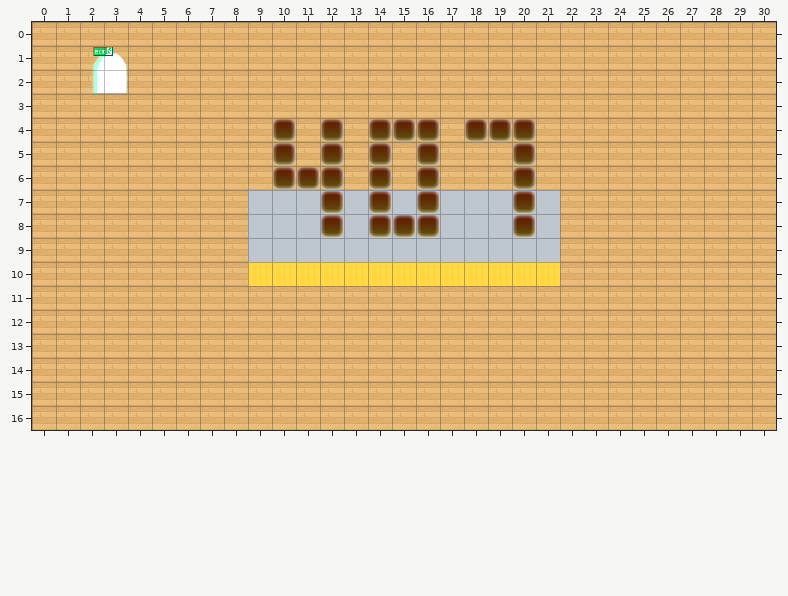
Tiled map (JSON), stored at dist/map/407.json. Above, as it was before the edit.
Cells are 32x32 px. Shown: x 0..30, y 0..16.
The same view after the edit:
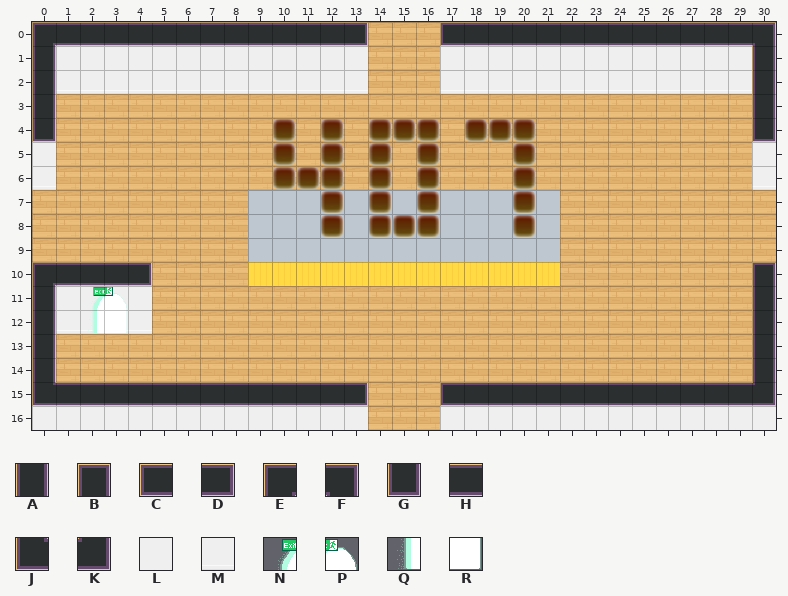
Key: from "tileset5_export": A 44, B 45, C 46, D 47, E 48, F 49, G 55, H 56, J 58, K 59, L 62, M 72; from "worldExit": N 0, P 1, Q 2, R 3.
_ is an empty cell.
Tiles of an added or newly shown layer are drawn over the layers below it.
What changed:
Layer "walls" (now shown):
y 0: x 0..13 ______________ -> EHHHHHHHHHHHHD; x 17..30 ______________ -> CHHHHHHHHHHHHF
y 1: x 0..13 ______________ -> ALLLLLLLLLLLLL; x 17..30 ______________ -> LLLLLLLLLLLLLA
y 2: x 0..13 ______________ -> AMMMMMMMMMMMMM; x 17..30 ______________ -> MMMMMMMMMMMMMA
y 3: x 0 _ -> A; x 30 _ -> A
y 4: x 0 _ -> G; x 30 _ -> G
y 5: x 0 _ -> L; x 30 _ -> L
y 6: x 0 _ -> M; x 30 _ -> M
y 10: x 30 _ -> B
y 11..14: x 0 _ -> A; x 30 _ -> A
y 15: x 0..13 ______________ -> JHHHHHHHHHHHHD; x 17..30 ______________ -> CHHHHHHHHHHHHK
y 16: x 0..13 ______________ -> LLLLLLLLLLLLLL; x 17..30 ______________ -> LLLLLLLLLLLLLL
Layer "walltest" (added):
y 10: x 0..4 _____ -> EHHHD
y 11: x 1..4 ____ -> LLLL
y 12: x 1..4 ____ -> MMMM
Layer "LOBBYx":
y 1: x 2..3 NP -> __
y 2: x 2..3 QR -> __
y 11: x 2..3 __ -> NP
y 12: x 2..3 __ -> QR
